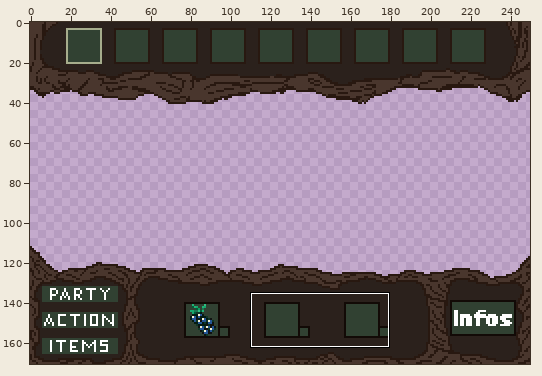
Sprite sheet: assets/graphics/UI/Fightscreen/Fightscreen_Items_Base.png. The first picture is a wide view before the edit; the outline marks the close-up.
Close-up. Earlier state:
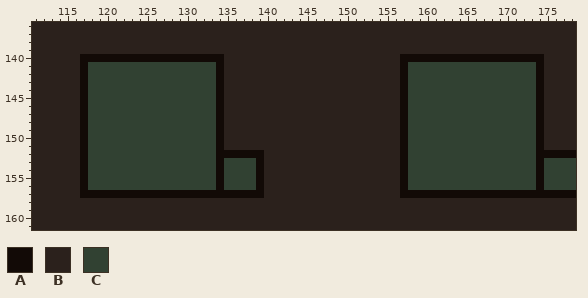
The file is 250x171 pixels. Colours within 5 levels of each other are drawn and written as one. Shown: x 111..178, y 136..161.
Palette (. is transparent): A #120a06  B #2b211c  C #314132
Pixels before, first column x 111:
136 BBBBBBBBBBBBBBBBBBBBBBBBBBBBBBBBBBBBBBBBBBBBBBBBBBBBBBBBBBBBBBBBBBBB
137 BBBBBBBBBBBBBBBBBBBBBBBBBBBBBBBBBBBBBBBBBBBBBBBBBBBBBBBBBBBBBBBBBBBB
138 BBBBBBBBBBBBBBBBBBBBBBBBBBBBBBBBBBBBBBBBBBBBBBBBBBBBBBBBBBBBBBBBBBBB
139 BBBBBBBBBBBBBBBBBBBBBBBBBBBBBBBBBBBBBBBBBBBBBBBBBBBBBBBBBBBBBBBBBBBB
140 BBBBBBAAAAAAAAAAAAAAAAAABBBBBBBBBBBBBBBBBBBBBBAAAAAAAAAAAAAAAAAABBBB
141 BBBBBBACCCCCCCCCCCCCCCCABBBBBBBBBBBBBBBBBBBBBBACCCCCCCCCCCCCCCCABBBB
142 BBBBBBACCCCCCCCCCCCCCCCABBBBBBBBBBBBBBBBBBBBBBACCCCCCCCCCCCCCCCABBBB
143 BBBBBBACCCCCCCCCCCCCCCCABBBBBBBBBBBBBBBBBBBBBBACCCCCCCCCCCCCCCCABBBB
144 BBBBBBACCCCCCCCCCCCCCCCABBBBBBBBBBBBBBBBBBBBBBACCCCCCCCCCCCCCCCABBBB
145 BBBBBBACCCCCCCCCCCCCCCCABBBBBBBBBBBBBBBBBBBBBBACCCCCCCCCCCCCCCCABBBB
146 BBBBBBACCCCCCCCCCCCCCCCABBBBBBBBBBBBBBBBBBBBBBACCCCCCCCCCCCCCCCABBBB
147 BBBBBBACCCCCCCCCCCCCCCCABBBBBBBBBBBBBBBBBBBBBBACCCCCCCCCCCCCCCCABBBB
148 BBBBBBACCCCCCCCCCCCCCCCABBBBBBBBBBBBBBBBBBBBBBACCCCCCCCCCCCCCCCABBBB
149 BBBBBBACCCCCCCCCCCCCCCCABBBBBBBBBBBBBBBBBBBBBBACCCCCCCCCCCCCCCCABBBB
150 BBBBBBACCCCCCCCCCCCCCCCABBBBBBBBBBBBBBBBBBBBBBACCCCCCCCCCCCCCCCABBBB
151 BBBBBBACCCCCCCCCCCCCCCCABBBBBBBBBBBBBBBBBBBBBBACCCCCCCCCCCCCCCCABBBB
152 BBBBBBACCCCCCCCCCCCCCCCAAAAAABBBBBBBBBBBBBBBBBACCCCCCCCCCCCCCCCAAAAA
153 BBBBBBACCCCCCCCCCCCCCCCACCCCABBBBBBBBBBBBBBBBBACCCCCCCCCCCCCCCCACCCC
154 BBBBBBACCCCCCCCCCCCCCCCACCCCABBBBBBBBBBBBBBBBBACCCCCCCCCCCCCCCCACCCC
155 BBBBBBACCCCCCCCCCCCCCCCACCCCABBBBBBBBBBBBBBBBBACCCCCCCCCCCCCCCCACCCC
156 BBBBBBACCCCCCCCCCCCCCCCACCCCABBBBBBBBBBBBBBBBBACCCCCCCCCCCCCCCCACCCC
157 BBBBBBAAAAAAAAAAAAAAAAAAAAAAABBBBBBBBBBBBBBBBBAAAAAAAAAAAAAAAAAAAAAA
158 BBBBBBBBBBBBBBBBBBBBBBBBBBBBBBBBBBBBBBBBBBBBBBBBBBBBBBBBBBBBBBBBBBBB
159 BBBBBBBBBBBBBBBBBBBBBBBBBBBBBBBBBBBBBBBBBBBBBBBBBBBBBBBBBBBBBBBBBBBB
160 BBBBBBBBBBBBBBBBBBBBBBBBBBBBBBBBBBBBBBBBBBBBBBBBBBBBBBBBBBBBBBBBBBBB
161 BBBBBBBBBBBBBBBBBBBBBBBBBBBBBBBBBBBBBBBBBBBBBBBBBBBBBBBBBBBBBBBBBBBB
The same view after the edit:
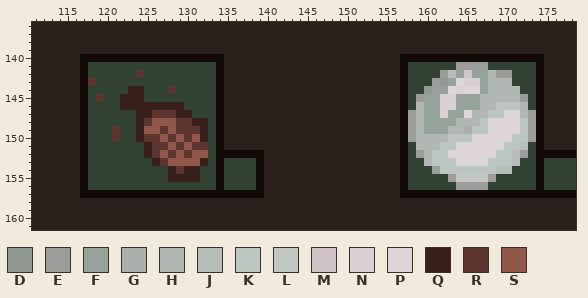
Colours new in this view: D #919a92  E #9c9d9a  F #95a39a  G #aab0ab  H #b1b8b3  J #b7bdb8  K #bcc6c1  L #c2c7c3  M #d1c4c9  N #d8d0d2  P #ded5d8  Q #371e19  R #5b352e  S #92574b
Edits made:
Colour C gives way to colour D in row 143 at x 162; in row 144 at x 160.
Colour C gives way to colour E in row 141 at x 164 to 167; in row 142 at x 162 and 169 to 170; in row 143 at x 161; in row 145 at x 159 and 172; in rows 147 to 150 at x 158 and 173; in row 152 at x 159 and 172.
Colour C gives way to colour E in row 154 at x 161; in row 155 at x 163 and 168; in row 156 at x 164 to 167.
Colour C gives way to colour F in row 142 at x 164 and 166 to 167; in row 143 at x 163 and 167; in row 144 at x 161 to 162 and 167; in rows 145 to 146 at x 160 to 161 and 164 to 166; in row 147 at x 160 to 161 and 163 to 164; in row 148 at x 160 to 163.
Colour C gives way to colour F in row 149 at x 160 to 162.
Colour C gives way to colour G in row 149 at x 165.
Colour C gives way to colour H in row 142 at x 168; in row 143 at x 168 to 170; in row 144 at x 168 to 171; in row 145 at x 167 to 171; in row 146 at x 159, 167 to 168 and 172; in row 147 at x 159, 166 to 167 and 172.
Colour C gives way to colour H in row 148 at x 159 and 164 to 166; in row 149 at x 159 and 163 to 164; in row 150 at x 159 to 162; in row 151 at x 159 to 161; in rows 152 to 153 at x 160.
Colour C gives way to colour J in row 142 at x 163; in row 151 at x 172; in rows 152 to 153 at x 171; in row 154 at x 169 to 170.
Colour C gives way to colour K in row 146 at x 169 to 171; in row 147 at x 168 to 169; in row 148 at x 167 and 172; in row 149 at x 166 to 167 and 172; in row 150 at x 163 to 165 and 171 to 172; in row 151 at x 162 to 163 and 170 to 171.
Colour C gives way to colour K in row 152 at x 161 to 162 and 169 to 170; in row 153 at x 161 to 163 and 168 to 170; in row 154 at x 162 to 168.
Colour C gives way to colour L in row 155 at x 164 to 167.
Colour C gives way to colour M in row 142 at x 165.
Colour C gives way to colour N in row 143 at x 165 to 166; in row 144 at x 164; in rows 145 to 146 at x 162 to 163; in row 147 at x 162.
Colour C gives way to colour P in row 143 at x 164; in row 144 at x 163 and 165 to 166; in row 147 at x 165 and 170 to 171; in rows 148 to 149 at x 168 to 171; in row 150 at x 166 to 170; in row 151 at x 164 to 169.
Colour C gives way to colour P in row 152 at x 163 to 168; in row 153 at x 164 to 167.
Colour C gives way to colour Q in row 144 at x 123 to 124; in row 145 at x 122 to 124; in row 146 at x 122 to 129; in row 147 at x 124 to 125 and 129 to 130; in row 148 at x 124 and 131 to 132; in rows 149 to 150 at x 124 and 132.
Colour C gives way to colour Q in rows 151 to 152 at x 125; in row 153 at x 126 and 132; in row 154 at x 128 and 130 to 131; in row 155 at x 128 to 131.
Colour C gives way to colour R in row 142 at x 124; in row 143 at x 118; in row 144 at x 128; in row 145 at x 119; in row 147 at x 126 to 128; in row 148 at x 125 and 129 to 130.
Colour C gives way to colour R in row 149 at x 121, 127 and 129 to 131; in row 150 at x 121, 125 to 126, 128 and 130; in row 151 at x 126 to 127, 129 and 131 to 132; in row 152 at x 126, 128 and 130; in row 153 at x 127; in row 154 at x 129.
Colour C gives way to colour S in row 148 at x 126 to 128; in row 149 at x 125 to 126 and 128; in row 150 at x 127, 129 and 131; in row 151 at x 128 and 130; in row 152 at x 127, 129 and 131 to 132; in row 153 at x 128 to 131.
Pixel boxes of the changes (left, top, right, bottom) in both close-ups:
changed: (408, 62, 536, 190)
changed: (88, 70, 208, 182)
